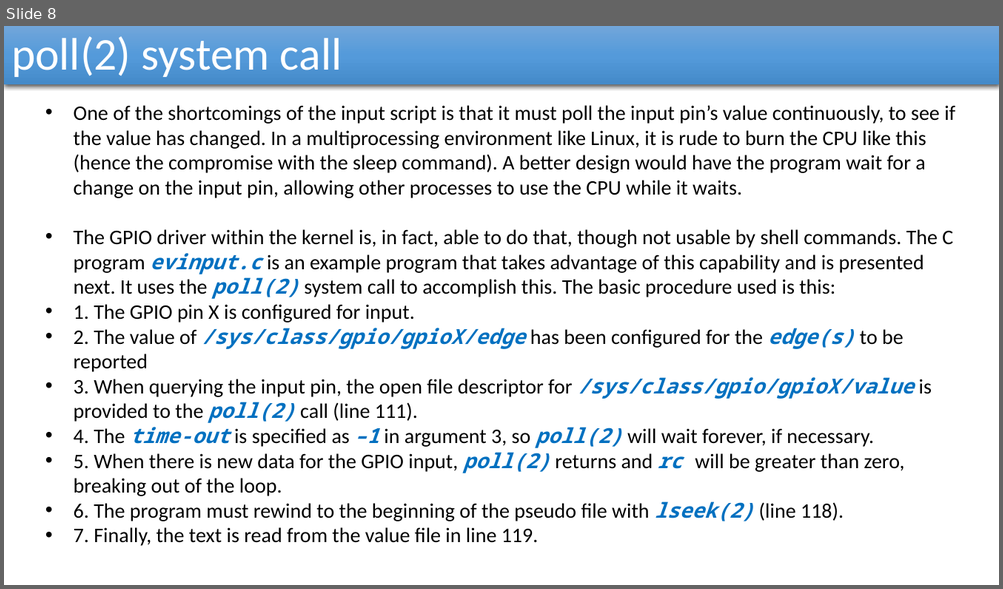
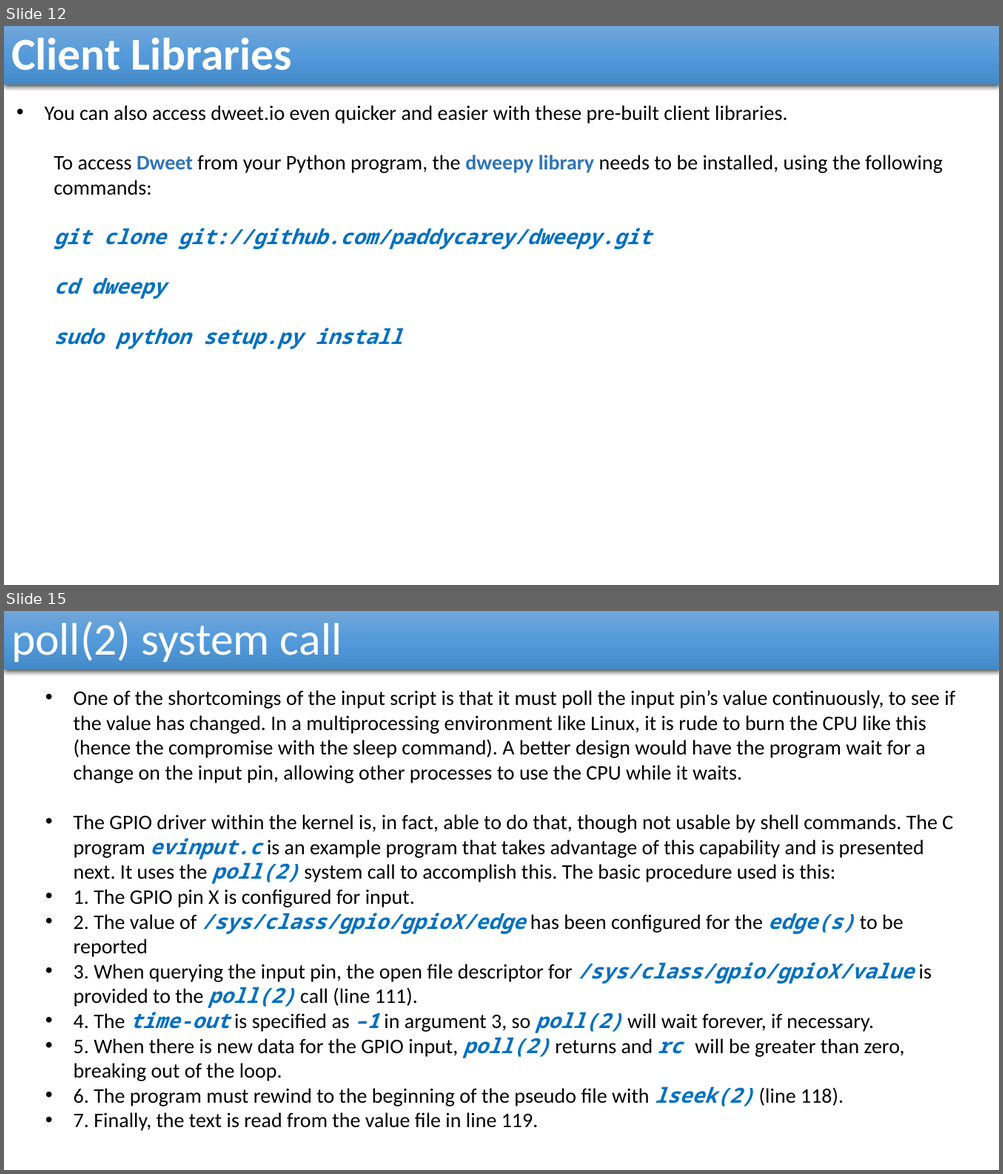
Before and after one commit to reza-arjmandi/rpi-course, a slide deck: session4/presentaion/Internet_Of_Things.pptx. Shown one above the other, each under a label of ours: slide 8 before the commit, slides 12 and 15 after it; the slides between them are not shown. The pictures are 1003x589 and 1003x1174 pixels, drawn with LibreOffice and Linux fonts; fonts in the diff are those of the drawing. Boxes give left, top, right and bottom in pixels: in the first picture for what was removed or moved away, otherwise in the second. Text is boxed around its words. In the diff, an @@ line names an element or a change of style, - is before the commit and + after.

```diff
--- a/session4/presentaion/Internet_Of_Things.pptx
+++ b/session4/presentaion/Internet_Of_Things.pptx
@@ slide 12 added at [4,26,999,585], background #FFFFFF @@
@@ rectangle added at [4,26,999,85], fill gradient #71A6DB to #559BDB to #448ACA, 44 pt, text #FFFFFF, bold @@
+Client Libraries
@@ text added at [45,105,942,349], 20 pt, text #000000 @@
+• You can also access dweet.io even quicker and easier with these pre-built client libraries.
+  To access Dweet from your Python program, the dweepy library needs to be installed, using the following commands:
+  git clone git://github.com/paddycarey/dweepy.git
+  cd dweepy
+  sudo python setup.py install
@@ what was slide 8 is now slide 15 @@
```
Also in this commit, not shown: 6 other slides added.
